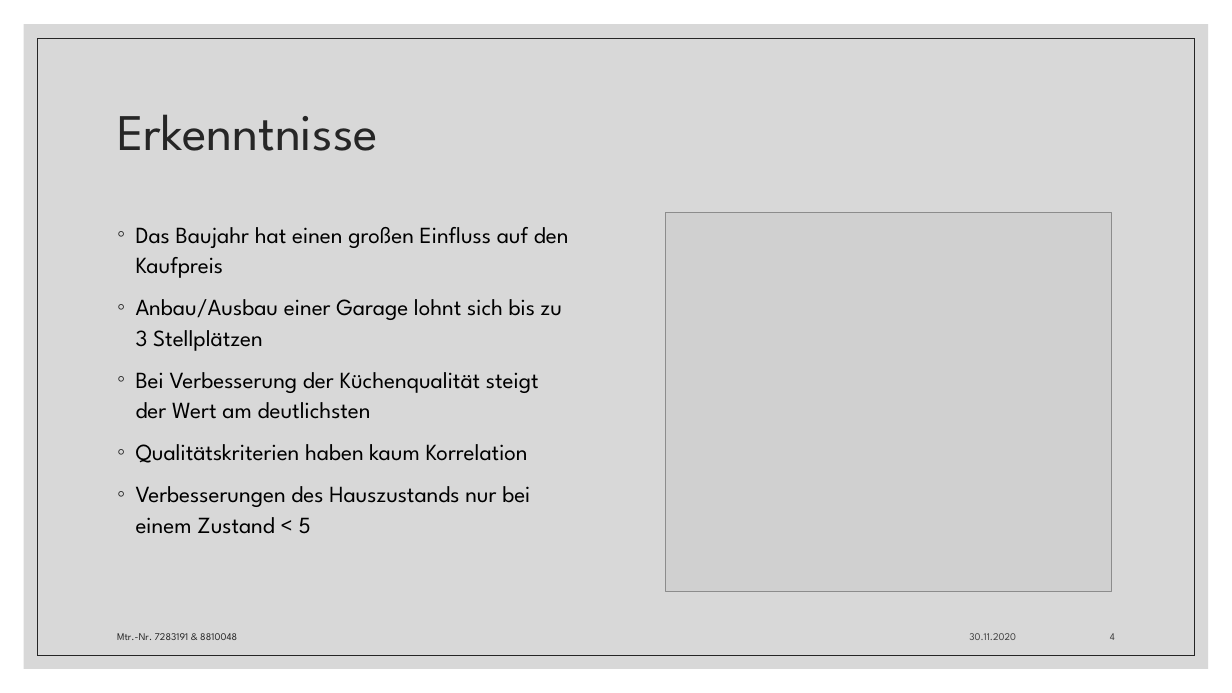
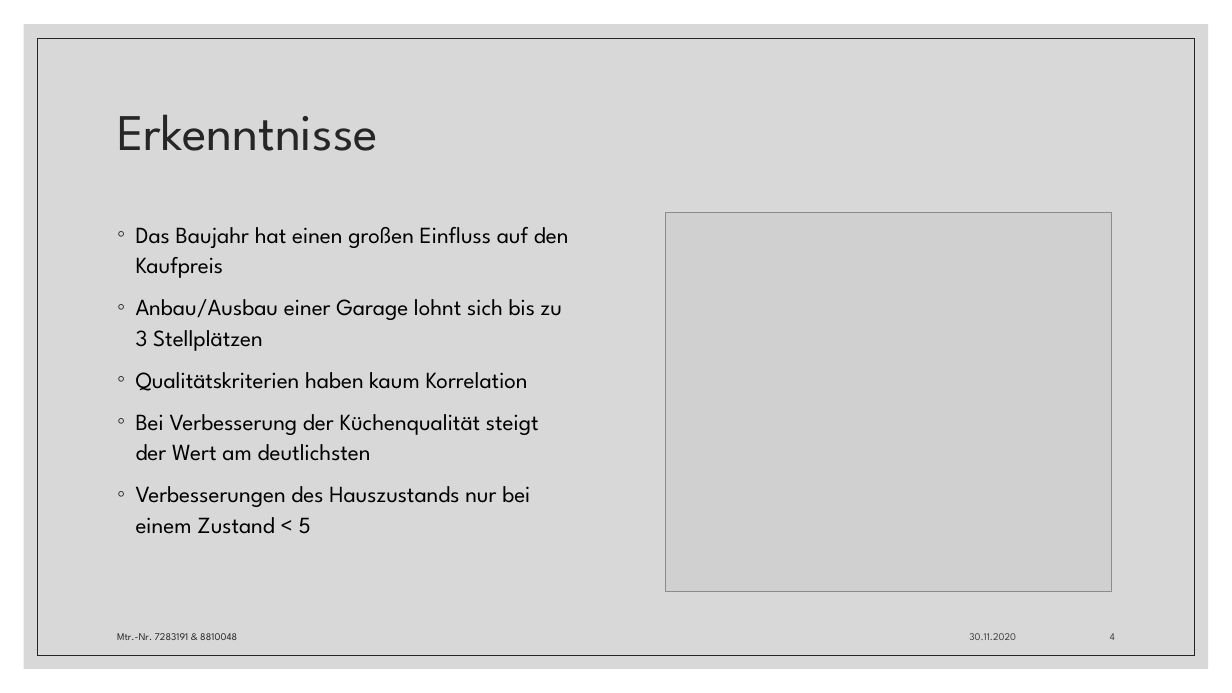
Before and after one commit to CrossField1973/DataScienceProject_01, a slide deck: slide 4 of Prognose von Immobilienpreisen.pptx. Drawn at 1232x693 pixels with LibreOffice and Linux fonts; fonts in the diff are those of the drawing; grey boxes stand for pictures. Boxes give left, top, right and bottom in pixels: in the first picture for what was removed or moved away, otherwise in the second. Text is boxed around its words. In the diff, an @@ line names an element or a change of style, - is before the commit and + after.

```diff
--- a/Prognose von Immobilienpreisen.pptx
+++ b/Prognose von Immobilienpreisen.pptx
@@ text at bbox=[136, 372, 528, 391]: paragraph added @@
+◦ Qualitätskriterien haben kaum Korrelation
@@ text at bbox=[136, 444, 528, 463]: paragraph removed @@
-◦ Qualitätskriterien haben kaum Korrelation
```
Also in this commit, not shown: 2 other files.
